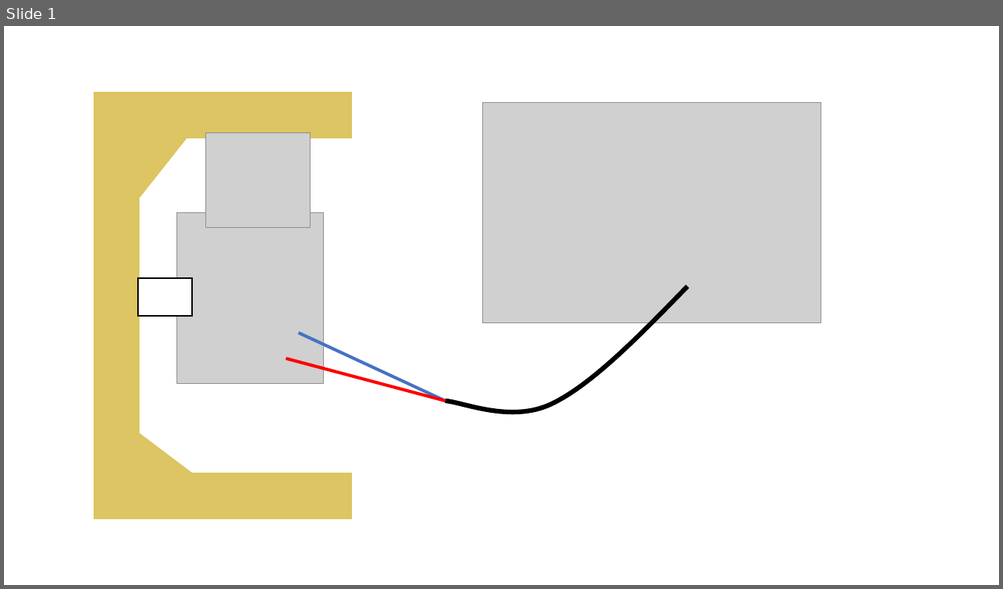
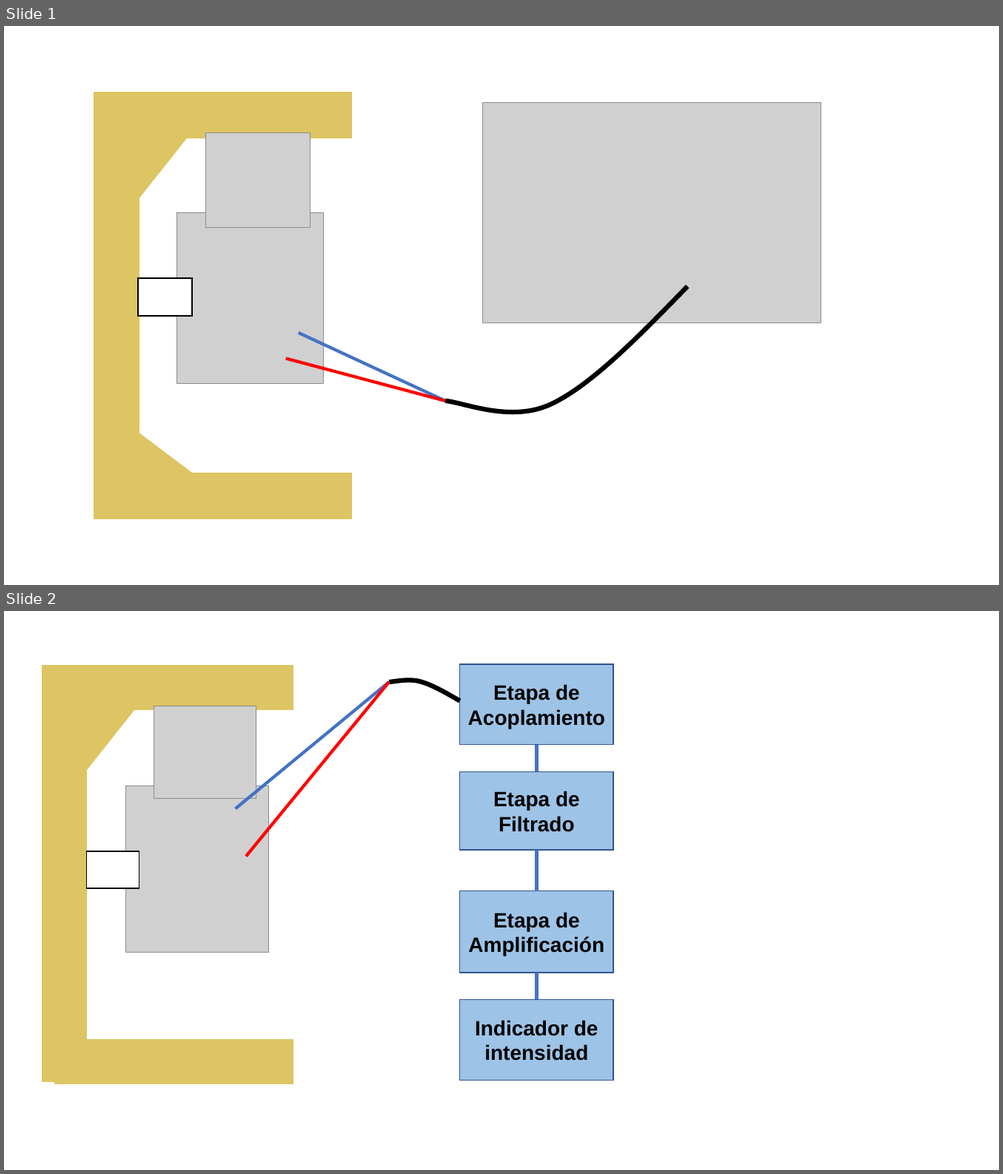
Before and after one commit to abiisnn/Instrumentacion, a slide deck: Geofono/Presentacion-Images.pptx. Shown one above the other, each under a label of ours: slide 1 before the commit, slides 1 and 2 after it. The pictures are 1003x589 and 1003x1174 pixels, drawn with LibreOffice and Linux fonts; fonts in the diff are those of the drawing; grey boxes stand for pictures. Boxes give left, top, right and bottom in pixels: in the first picture for what was removed or moved away, otherwise in the second. Text is boxed around its words. In the diff, an @@ line names an element or a change of style, - is before the commit and + after.

```diff
--- a/Geofono/Presentacion-Images.pptx
+++ b/Geofono/Presentacion-Images.pptx
@@ slide 2 added at (x1=4, y1=611, x2=999, y2=1170), background #FFFFFF @@
@@ triangle added at (x1=24, y1=650, x2=153, y2=792), fill #DCC562, outline #DCC562 1 pt @@
@@ rectangle added at (x1=42, y1=666, x2=86, y2=1082), fill #DCC562, outline #DCC562 1 pt @@
@@ rectangle added at (x1=55, y1=666, x2=293, y2=709), fill #DCC562, outline #DCC562 1 pt @@
@@ rectangle added at (x1=460, y1=664, x2=614, y2=744), fill #9DC3E6, outline #325491 1 pt, 20 pt, text #000000, bold @@
+Etapa de Acoplamiento
@@ line added from (236, 809) to (389, 682), #4472C4 3 pt @@
@@ line added from (246, 857) to (389, 682), #FF0000 3 pt @@
@@ freeform shape added at (x1=389, y1=681, x2=460, y2=701), outline #000000 4.5 pt @@
@@ picture added at (x1=154, y1=706, x2=256, y2=799) @@
@@ line added from (537, 744) to (537, 772), #4472C4 3 pt @@
@@ picture added at (x1=125, y1=786, x2=269, y2=954) @@
@@ rectangle added at (x1=460, y1=772, x2=614, y2=851), fill #9DC3E6, outline #325491 1 pt, 20 pt, text #000000, bold @@
+Etapa de Filtrado
@@ rectangle added at (x1=87, y1=851, x2=140, y2=889), fill #FFFFFF, outline #000000 1 pt @@
@@ line added from (537, 851) to (537, 891), #4472C4 3 pt @@
@@ rectangle added at (x1=460, y1=891, x2=614, y2=973), fill #9DC3E6, outline #325491 1 pt, 20 pt, text #000000, bold @@
+Etapa de Amplificación
@@ line added from (537, 973) to (537, 999), #4472C4 3 pt @@
@@ rectangle added at (x1=460, y1=999, x2=614, y2=1080), fill #9DC3E6, outline #325491 1 pt, 20 pt, text #000000, bold @@
+Indicador de intensidad
@@ rectangle added at (x1=55, y1=1041, x2=293, y2=1085), fill #DCC562, outline #DCC562 1 pt @@
```
Also in this commit, not shown: 11 other files.
